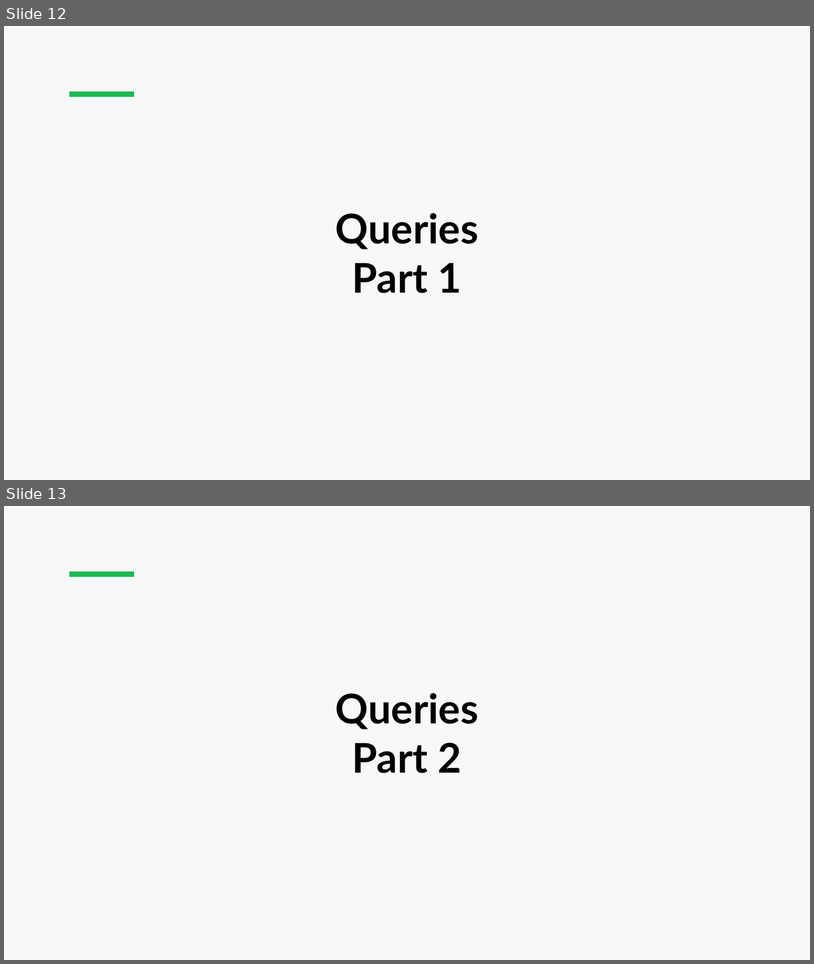
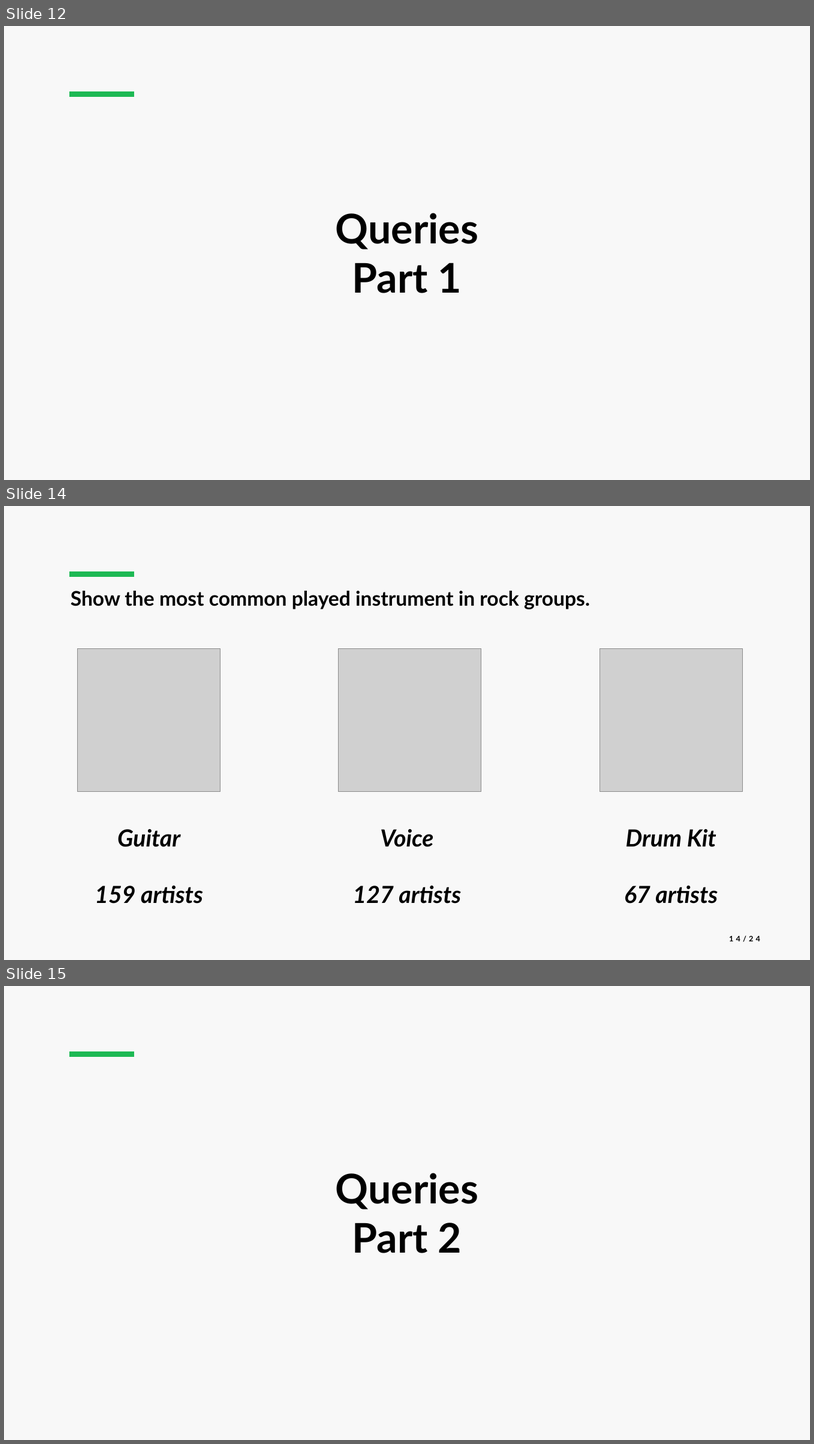
Before and after one commit to luca-martinelli-09/spotify-pg, a slide deck: slides/Spotify_Presentation.pptx. Shown one above the other, each under a label of ours: slides 12 and 13 before the commit, slides 12, 14 and 15 after it; the slides between them are not shown. The pictures are 814x964 and 814x1444 pixels, drawn with LibreOffice and Linux fonts; fonts in the diff are those of the drawing; grey boxes stand for pictures. Boxes give left, top, right and bottom in pixels: in the first picture for what was removed or moved away, otherwise in the second. Text is boxed around its words. In the diff, an @@ line names an element or a change of style, - is before the commit and + after.

```diff
--- a/slides/Spotify_Presentation.pptx
+++ b/slides/Spotify_Presentation.pptx
@@ slide 14 added at [4,506,810,960], background #F8F8F8; not listed: 1 template element that a slide beside it also shows @@
@@ title added at [71,591,590,609], 24 pt, text #000000, bold @@
+Show the most common played instrument in rock groups.
@@ picture added at [78,649,221,792] @@
@@ picture added at [339,649,482,792] @@
@@ picture added at [600,649,743,792] @@
@@ text added at [95,829,203,903], 28 pt, text #000000, bold, italic @@
+Guitar
+159 artists
@@ text added at [353,829,461,903], 28 pt, text #000000, bold, italic @@
+Voice
+127 artists
@@ text added at [624,829,718,903], 28 pt, text #000000, bold, italic @@
+Drum Kit
+67 artists
@@ page number added at [729,935,761,942], 9 pt, text #000000, bold @@
+14/24
@@ what was slide 13 is now slide 15 @@
```
Also in this commit, not shown: 5 slides changed, 2 other slides added, 2 slides removed, 1 other file.
